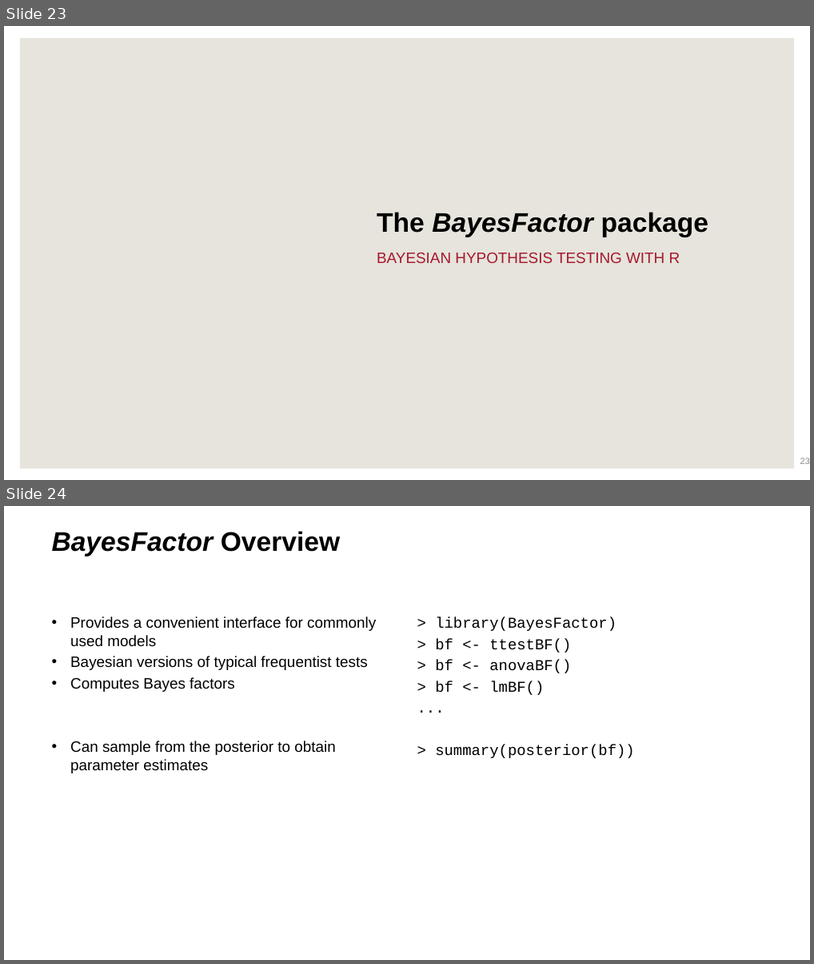
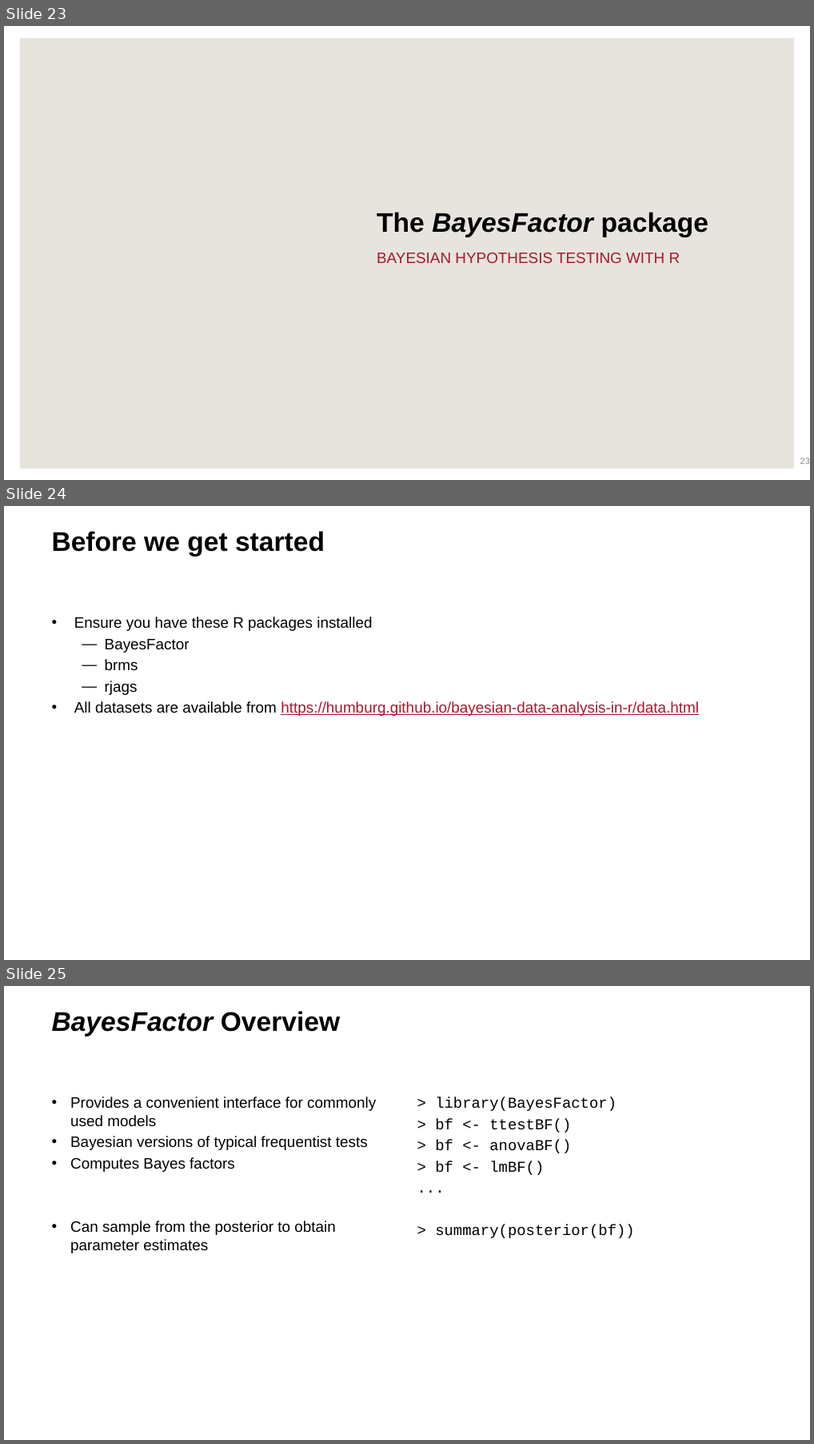
Before and after one commit to humburg/bayesian-data-analysis-in-r, a slide deck: Bayesian Data Analysis in R.pptx. Shown one above the other, each under a label of ours: slides 23 and 24 before the commit, slides 23, 24 and 25 after it. The pictures are 814x964 and 814x1444 pixels, drawn with LibreOffice and Linux fonts; fonts in the diff are those of the drawing; background and template pictures are left out. Boxes give left, top, right and bottom in pixels: in the first picture for what was removed or moved away, otherwise in the second. Text is boxed around its words. In the diff, an @@ line names an element or a change of style, - is before the commit and + after.

```diff
--- a/Bayesian Data Analysis in R.pptx
+++ b/Bayesian Data Analysis in R.pptx
@@ slide 24 added at [4, 506, 810, 960], background #FFFFFF @@
@@ title added at [52, 531, 325, 556], 32 pt, text #000000, bold @@
+Before we get started
@@ text added at [74, 616, 699, 716], 18 pt, text #000000 @@
+• Ensure you have these R packages installed
+  ― BayesFactor
+  ― brms
+  ― rjags
+• All datasets are available from https://humburg.github.io/bayesian-data-analysis-in-r/data.html
@@ what was slide 24 is now slide 25 @@
```
Also in this commit, not shown: 1 slide changed, 5 other slides added.
